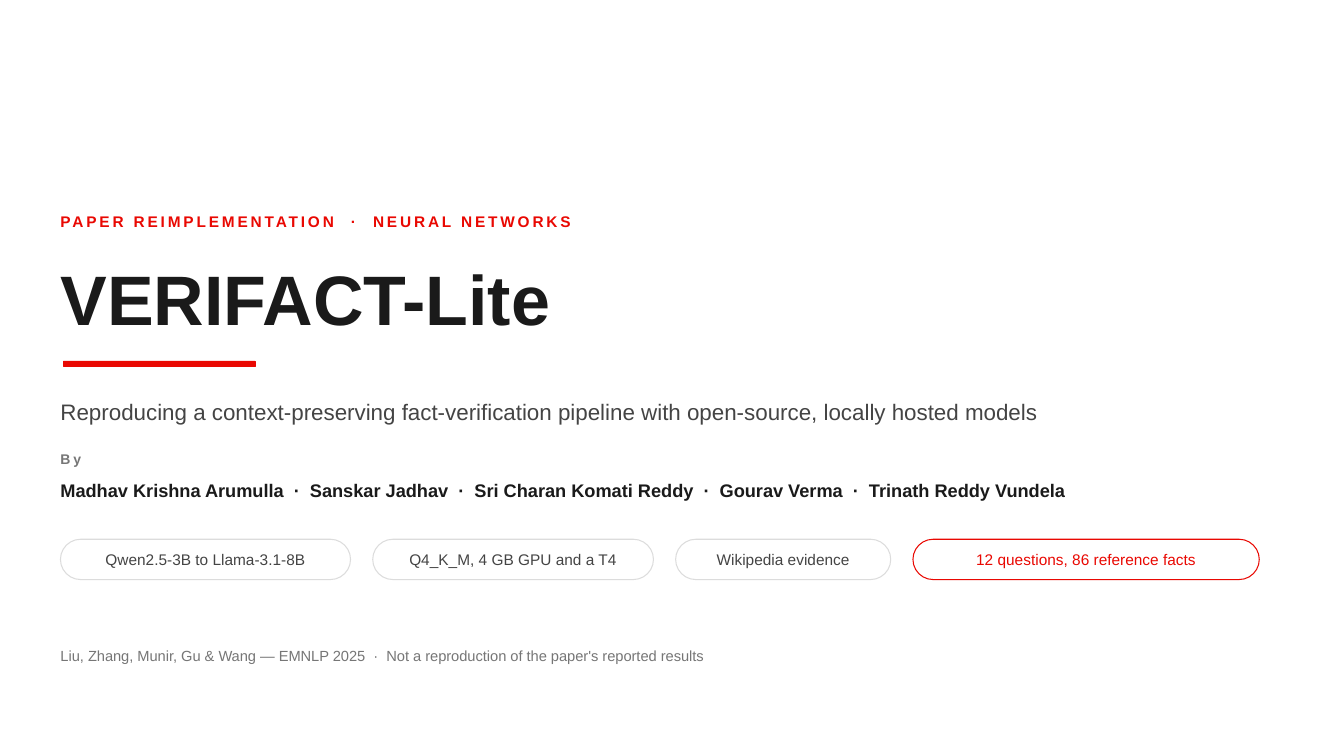
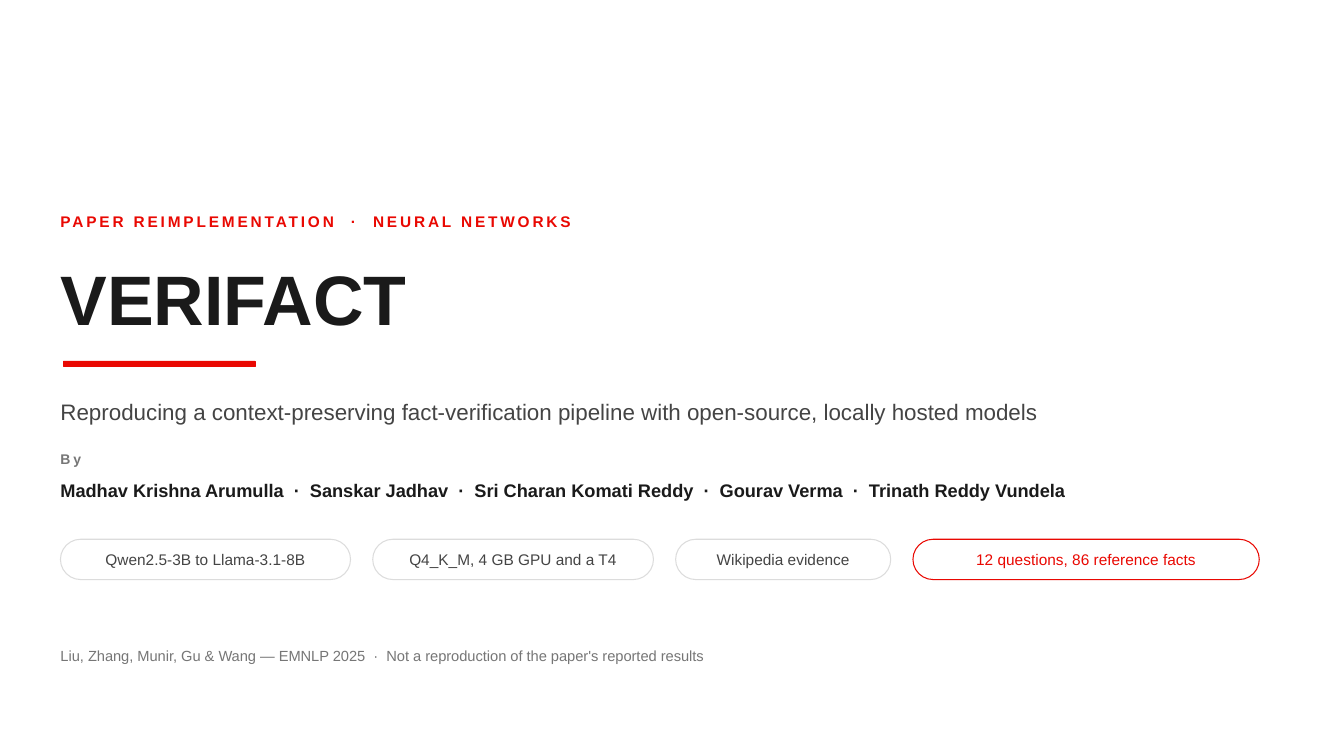
Before and after one commit to MadhavKrishna06/Verifact-Lite, a slide deck: slide 1 of presentation/VERIFACT-Lite-TTU.pptx. Drawn at 1344x756 pixels with LibreOffice and Linux fonts; fonts in the diff are those of the drawing. Boxes give left, top, right and bottom in pixels: in the first picture for what was removed or moved away, otherwise in the second. Text is boxed around its words. In the diff, an @@ line names an element or a change of style, - is before the commit and + after.

Commit message:
docs: name the ablation systems instead of lettering them
The A/B/C/D labels read as jargon in the room. The slides now say
"Baseline — no refinement", "VERIFACT-Lite — with refinement", and the
ablation rows name the mechanism each one adds.

The .pptx was edited in place rather than regenerated, to preserve hand
edits that are not in the generator; build_deck.js carries the same
wording so a rebuild matches.

```diff
--- a/presentation/VERIFACT-Lite-TTU.pptx
+++ b/presentation/VERIFACT-Lite-TTU.pptx
@@ text at (x1=60, y1=276, x2=406, y2=326): text changed @@
-VERIFACT-Lite
+VERIFACT
```
Also in this commit, not shown: 13 other slides changed, 1 other file.
